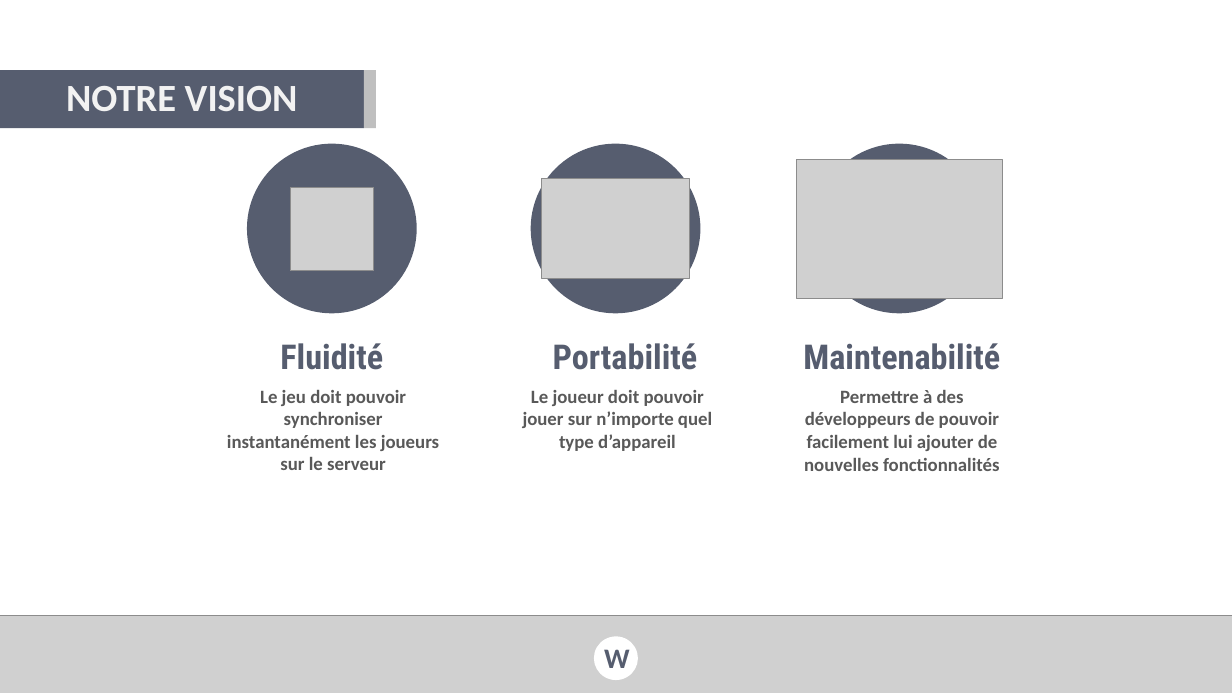
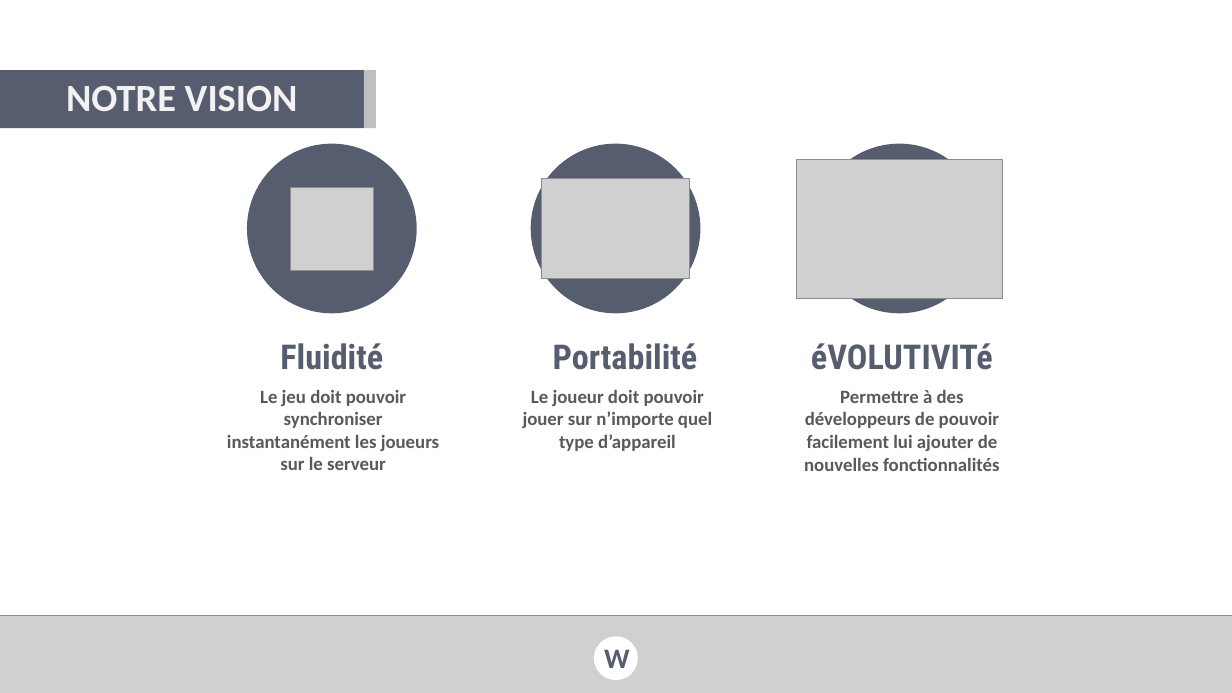
Before and after one commit to val92130/Wander, a slide deck: slide 8 of Docs/Documentation/Presentations/Wander - Forum PI.pptx. Drawn at 1232x693 pixels with LibreOffice and Linux fonts; fonts in the diff are those of the drawing; grey boxes stand for pictures; background and template pictures are left out. Boxes give left, top, right and bottom in pixels: in the first picture for what was removed or moved away, otherwise in the second. Text is boxed around its words. In the diff, an @@ line names an element or a change of style, - is before the commit and + after.

```diff
--- a/Docs/Documentation/Presentations/Wander - Forum PI.pptx
+++ b/Docs/Documentation/Presentations/Wander - Forum PI.pptx
@@ text at (811, 343, 993, 370): text changed @@
-Maintenabilité
+éVOLUTIVITé
```
Also in this commit, not shown: 8 slides added, 24 other files.
